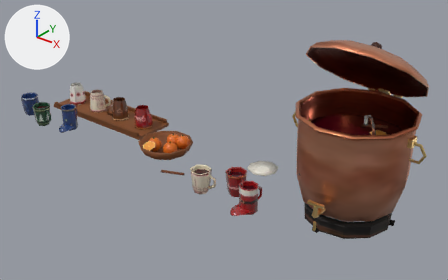
The glTF model site/public/models/prop_gluehwein_counter.lite.glb as it was, and as the next commit left it.
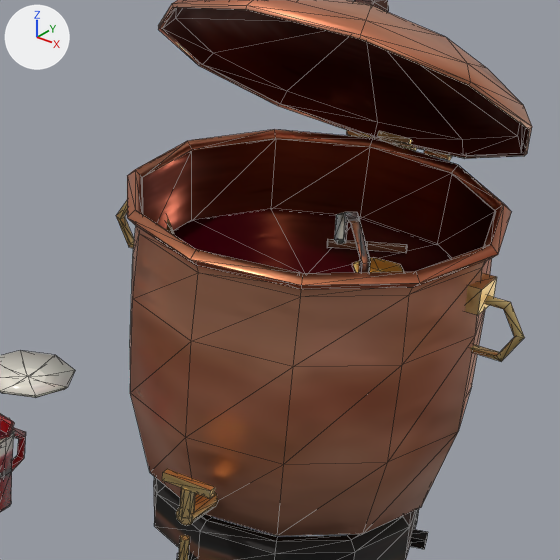
Each version is shown whole from a 50 mm lens placed at (1.595, -1.759, 1.241), pointed at (0.174, 0.018, 0.139), then close up on the part from 57% to 98% of the width and 16% to 82% of the height. Every picture has the same lights, and +X, +Y and +Z are marked at upper left. The first two pictures are the older version. The close-ups show mesh edges as thin lines. Where no turn or scale is listed for an object, it has been applied to the vertices. Vertices at exactly the same position are counted once.

Names of what the first close-up shows: 'act_ladle_mesh', 'act_mug_0_mesh', 'act_pot_lid_mesh', 'act_pot_mesh', 'prop_gluehwein_counter_static'.
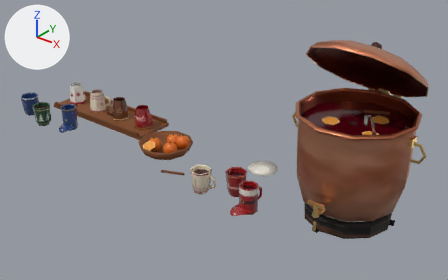
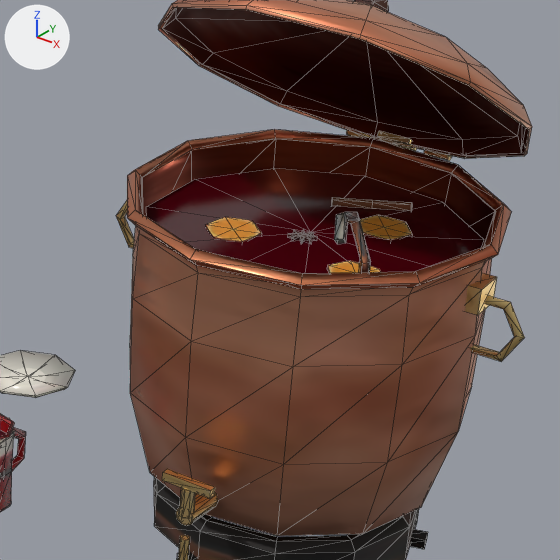
Location of each change, [x1, y1, x2, y2] in pixels of the close-ups (560 x 560 px; the box of a moved part takes in the faces that stretch with it):
part 1 of me_act_pot_mesh, moved or reshaped (not visible before): after [205, 217, 262, 242]
part 2 of me_act_pot_mesh, moved or reshaped: before [352, 257, 404, 272]; after [360, 215, 412, 241]
part 3 of me_act_pot_mesh, moved or reshaped (not visible before): after [327, 261, 380, 273]
part 4 of me_act_pot_mesh, moved or reshaped (not visible before): after [288, 229, 317, 243]
part 5 of me_act_pot_mesh, moved or reshaped: before [328, 239, 407, 253]; after [332, 197, 412, 211]
part 6 of me_act_pot_mesh, moved or reshaped: before [174, 208, 452, 273]; after [146, 168, 484, 273]

What changed in the scene script:
```text
Change me_act_pot_mesh:
    where me_act_pot_mesh.from_pydata(...)  # 457 vertices, 760 faces; spans x -0.256..0.256, y -0.231..0.231, z -0.212..0.212
    used by ob_act_pot_mesh; location = (0.74, 0.017, 0.213)
    me_act_pot_mesh part 1: the loose piece of 14 vertices spanning x -0.101..-0.039, y -0.068..-0.006, z 0.106..0.113 is moved by (0.0, 0.0, 0.053)
    me_act_pot_mesh part 2: the loose piece of 14 vertices spanning x 0.028..0.092, y 0.043..0.103, z 0.106..0.113 is moved by (0.0, 0.0, 0.053)
    me_act_pot_mesh part 3: the loose piece of 14 vertices spanning x 0.058..0.122, y -0.086..-0.028, z 0.106..0.113 is moved by (0.0, 0.0, 0.053)
    me_act_pot_mesh part 4: the loose piece of 32 vertices spanning x -0.015..0.015, y -0.022..0.008, z 0.109..0.114 is moved by (0.0, 0.0, 0.053)
    me_act_pot_mesh part 5: the loose piece of 15 vertices spanning x -0.022..0.062, y 0.096..0.15, z 0.105..0.116 is moved by (0.0, 0.0, 0.053)
    me_act_pot_mesh part 6: the loose piece of 12 vertices spanning x -0.182..0.19, y -0.175..0.201, z 0.11 is moved by (0.0, 0.0, 0.053)
```
